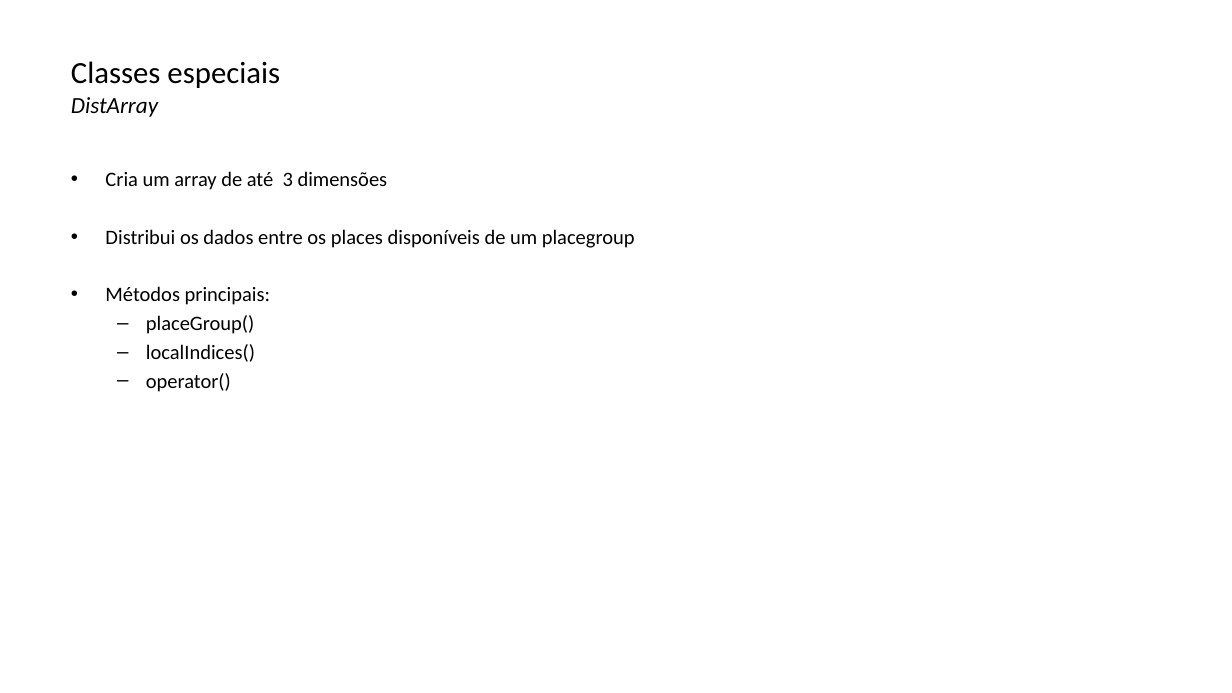
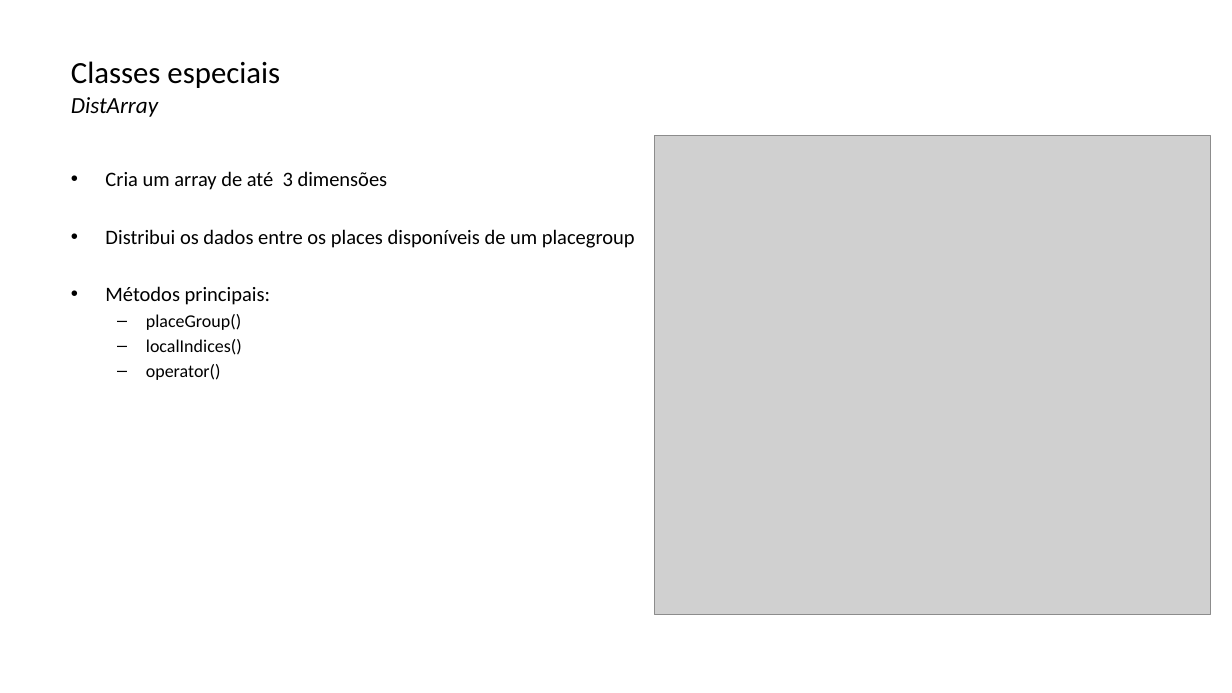
Before and after one commit to lquatrin/inf2591, a slide deck: slide 27 of x10.pptx (slide 25 before the commit). Drawn at 1232x693 pixels with LibreOffice and Linux fonts; fonts in the diff are those of the drawing; grey boxes stand for pictures. Boxes give left, top, right and bottom in pixels: in the first picture for what was removed or moved away, otherwise in the second. Text is boxed around its words. In the diff, an @@ line names an element or a change of style, - is before the commit and + after.

```diff
--- a/x10.pptx
+++ b/x10.pptx
@@ title "Classes especiais DistArray" at bbox=[71, 61, 280, 117]: list level 2 to 1 in "Classes especiais DistArray" @@
@@ picture added at bbox=[655, 136, 1211, 616] @@
@@ text at bbox=[146, 314, 242, 380]: size 16 to 14 pt in "placeGroup()", "localIndices()", "operator()" @@
```
Also in this commit, not shown: 6 other slides changed, 1 slide added, 3 slides removed.
